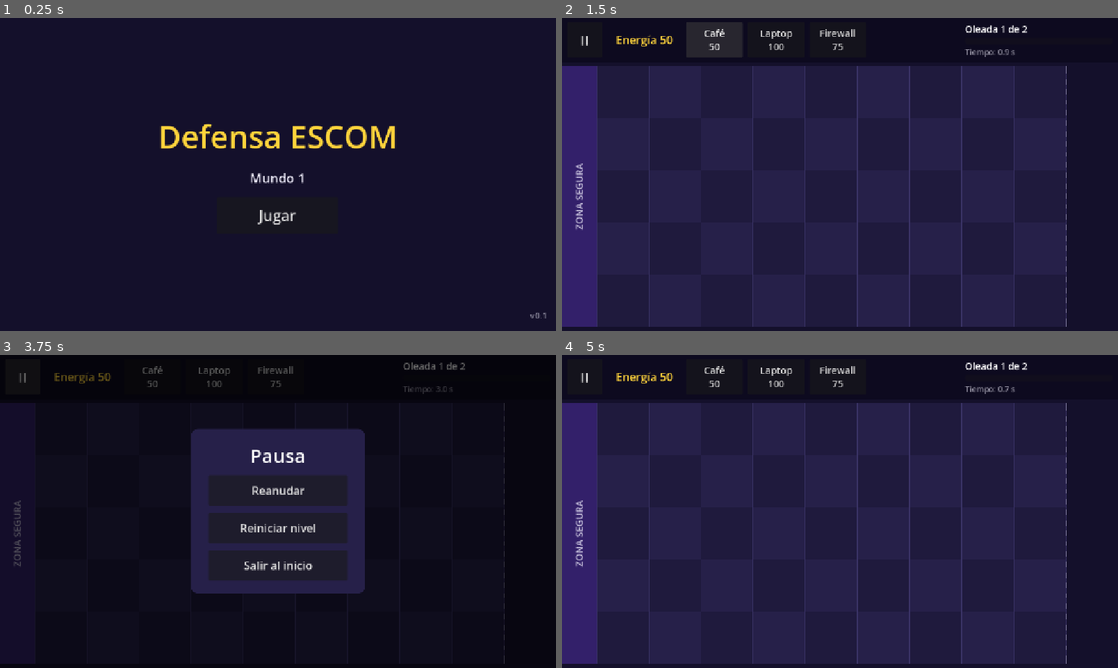
Above: before the commit, frames 1-4 (two rows, left to right).
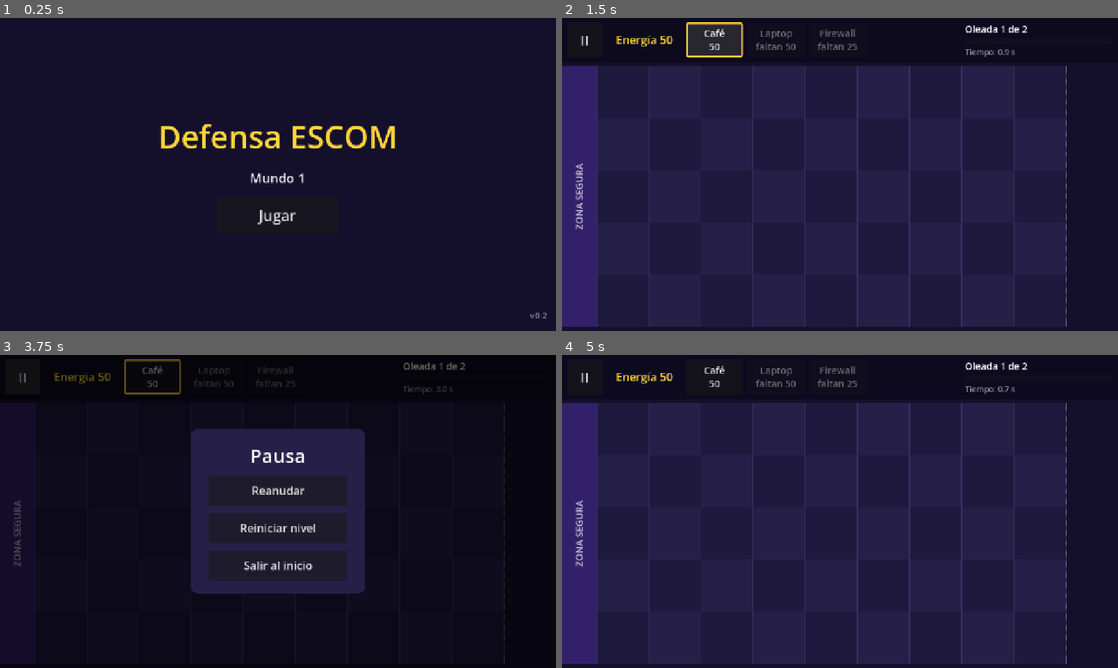
Above: after the commit, the same moments.

Repository: Julio-Olascoaga/defensa-escom
Game: Godot game, scene res://scenes/ui/main_menu.tscn
The game is run twice, just before and just after one commit, with the same random seed, the same clock (stepped at 60 frames per second) and the same inputs.
Inputs:
- Up to frame 1 (0.25 s): no input
- Up to frame 2 (1.5 s): click "Jugar" at 0.5 s; click "Café 50" at 1.25 s
- Up to frame 3 (3.75 s): click "Laptop 100" (after the commit: "Laptop faltan 50") at 2 s; click "Firewall 75" (after the commit: "Firewall faltan 25") at 2.75 s; click "II" at 3.5 s
- Up to frame 4 (5 s): click "Reiniciar nivel" at 4.25 s

The runs differ from the first frame. In frame 1, less than 0.1% of the frame differs, in the area x 97-99%, y 94-96%; in frame 2, 0.6%, in the area x 22-53%, y 1-13%; in frame 3, 0.4%; in frame 4, 0.3%.
Error before the commit: Cannot call method 'get_children' on a null value. (res://scripts/ui/hud.gd:21)
Error after the commit: Invalid assignment of property or key 'visible' with value of type 'bool' on a base object of type 'null instance'. (res://scripts/engine/game.gd:114)

Commit message:
feat(v0.2): defender cards in HUD, notice scene and v0.2 label

Diff:
--- /dev/null
+++ b/scenes/ui/defender_card.tscn
@@ -0,0 +1,32 @@
+[gd_scene load_steps=3 format=3]
+
+[ext_resource type="Script" path="res://scripts/ui/defender_card.gd" id="1_card"]
+
+[sub_resource type="StyleBoxFlat" id="StyleBoxFlat_selected"]
+draw_center = false
+border_width_left = 4
+border_width_top = 4
+border_width_right = 4
+border_width_bottom = 4
+border_color = Color(1, 0.831, 0.231, 1)
+corner_radius_top_left = 4
+corner_radius_top_right = 4
+corner_radius_bottom_right = 4
+corner_radius_bottom_left = 4
+
+[node name="DefenderCard" type="Button"]
+custom_minimum_size = Vector2(130, 80)
+focus_mode = 0
+theme_override_font_sizes/font_size = 22
+script = ExtResource("1_card")
+
+[node name="SelectedFrame" type="Panel" parent="."]
+visible = false
+layout_mode = 1
+anchors_preset = 15
+anchor_right = 1.0
+anchor_bottom = 1.0
+grow_horizontal = 2
+grow_vertical = 2
+mouse_filter = 2
+theme_override_styles/panel = SubResource("StyleBoxFlat_selected")
--- a/scenes/ui/hud.tscn
+++ b/scenes/ui/hud.tscn
@@ -1,6 +1,10 @@
-[gd_scene load_steps=3 format=3]
+[gd_scene load_steps=7 format=3]
 
 [ext_resource type="Script" path="res://scripts/ui/hud.gd" id="1_hud"]
+[ext_resource type="PackedScene" path="res://scenes/ui/defender_card.tscn" id="2_card"]
+[ext_resource type="Resource" path="res://data/defenders/cafe.tres" id="3_cafe"]
+[ext_resource type="Resource" path="res://data/defenders/laptop.tres" id="4_laptop"]
+[ext_resource type="Resource" path="res://data/defenders/firewall.tres" id="5_firewall"]
 
 [sub_resource type="StyleBoxFlat" id="StyleBoxFlat_bar"]
 content_margin_left = 12.0
@@ -30,6 +34,7 @@
 text = "II"
 
 [node name="EnergyLabel" type="Label" parent="Row"]
+unique_name_in_owner = true
 custom_minimum_size = Vector2(170, 0)
 layout_mode = 2
 theme_override_colors/font_color = Color(1, 0.831, 0.231, 1)
@@ -37,29 +42,28 @@
 horizontal_alignment = 1
 vertical_alignment = 1
 
-[node name="CafeCard" type="Button" parent="Row"]
-custom_minimum_size = Vector2(130, 80)
+[node name="Cards" type="HBoxContainer" parent="Row"]
+unique_name_in_owner = true
 layout_mode = 2
-focus_mode = 0
-theme_override_font_sizes/font_size = 22
+theme_override_constants/separation = 12
+
+[node name="CafeCard" parent="Row/Cards" instance=ExtResource("2_card")]
+layout_mode = 2
 text = "Café
 50"
+defender_type = ExtResource("3_cafe")
 
-[node name="LaptopCard" type="Button" parent="Row"]
-custom_minimum_size = Vector2(130, 80)
+[node name="LaptopCard" parent="Row/Cards" instance=ExtResource("2_card")]
 layout_mode = 2
-focus_mode = 0
-theme_override_font_sizes/font_size = 22
 text = "Laptop
 100"
+defender_type = ExtResource("4_laptop")
 
-[node name="FirewallCard" type="Button" parent="Row"]
-custom_minimum_size = Vector2(130, 80)
+[node name="FirewallCard" parent="Row/Cards" instance=ExtResource("2_card")]
 layout_mode = 2
-focus_mode = 0
-theme_override_font_sizes/font_size = 22
 text = "Firewall
 75"
+defender_type = ExtResource("5_firewall")
 
 [node name="Spacer" type="Control" parent="Row"]
 layout_mode = 2
--- a/scenes/ui/main_menu.tscn
+++ b/scenes/ui/main_menu.tscn
@@ -61,5 +61,5 @@
 grow_vertical = 0
 theme_override_colors/font_color = Color(0.957, 0.949, 1, 0.5)
 theme_override_font_sizes/font_size = 20
-text = "v0.1"
+text = "v0.2"
 horizontal_alignment = 2
--- /dev/null
+++ b/scenes/ui/notice.tscn
@@ -0,0 +1,36 @@
+[gd_scene load_steps=3 format=3]
+
+[ext_resource type="Script" path="res://scripts/ui/notice.gd" id="1_notice"]
+
+[sub_resource type="StyleBoxFlat" id="StyleBoxFlat_notice"]
+content_margin_left = 24.0
+content_margin_top = 10.0
+content_margin_right = 24.0
+content_margin_bottom = 10.0
+bg_color = Color(0.651, 0.169, 0.235, 0.92)
+corner_radius_top_left = 12
+corner_radius_top_right = 12
+corner_radius_bottom_right = 12
+corner_radius_bottom_left = 12
+
+[node name="Notice" type="Label"]
+anchors_preset = 7
+anchor_left = 0.5
+anchor_top = 1.0
+anchor_right = 0.5
+anchor_bottom = 1.0
+offset_left = -360.0
+offset_top = -110.0
+offset_right = 360.0
+offset_bottom = -50.0
+grow_horizontal = 2
+grow_vertical = 0
+theme_override_font_sizes/font_size = 26
+theme_override_styles/normal = SubResource("StyleBoxFlat_notice")
+text = "Aviso"
+horizontal_alignment = 1
+vertical_alignment = 1
+script = ExtResource("1_notice")
+
+[node name="HideTimer" type="Timer" parent="."]
+one_shot = true
